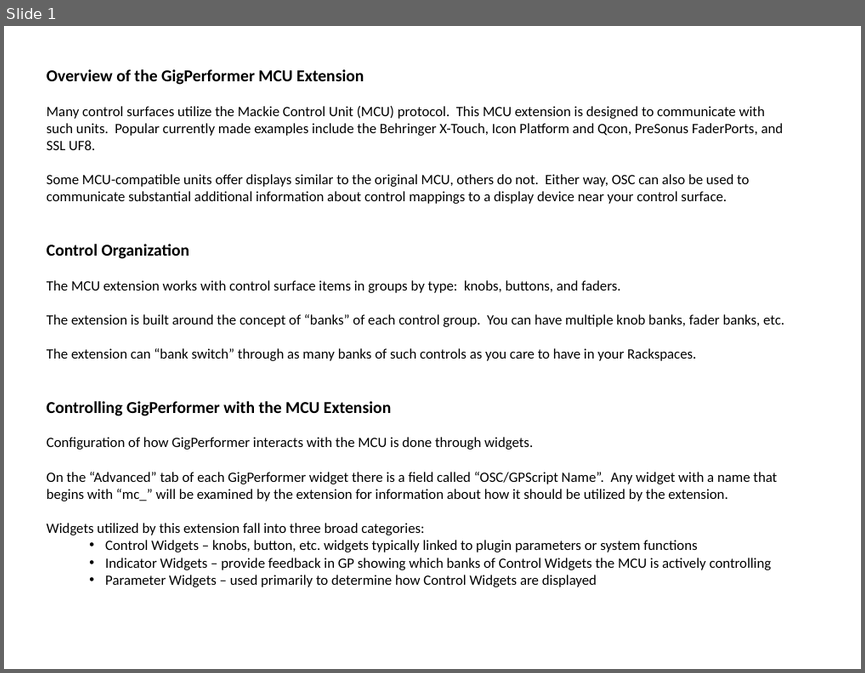
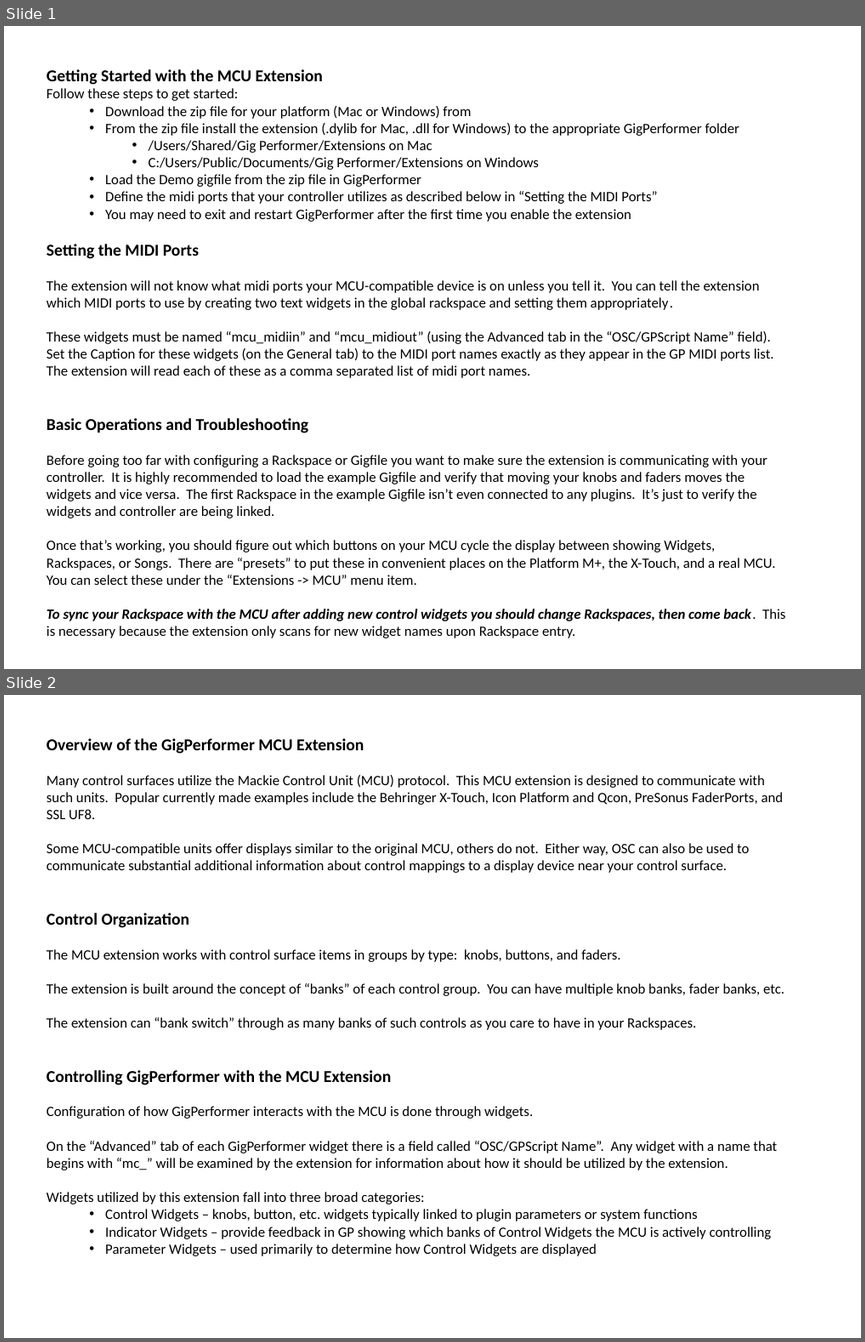
Before and after one commit to WidnerM/GP-MCU, a slide deck: MCU Extension.pptx. Shown one above the other, each under a label of ours: slide 1 before the commit, slides 1 and 2 after it. The pictures are 865x673 and 865x1342 pixels, drawn with LibreOffice and Linux fonts; fonts in the diff are those of the drawing. Boxes give left, top, right and bottom in pixels: in the first picture for what was removed or moved away, otherwise in the second. Text is boxed around its words. In the diff, an @@ line names an element or a change of style, - is before the commit and + after.

Commit message:
Doc update, small p widget fix

```diff
--- a/MCU Extension.pptx
+++ b/MCU Extension.pptx
@@ slide 1 added at bbox=[4, 26, 861, 669], background #FFFFFF @@
@@ text added at bbox=[46, 69, 785, 638], 12 pt, text #000000 @@
+Getting Started with the MCU Extension
+Follow these steps to get started:
+  • Download the zip file for your platform (Mac or Windows) from
+  • From the zip file install the extension (.dylib for Mac, .dll for Windows) to the appropriate GigPerformer folder
+    • /Users/Shared/Gig Performer/Extensions on Mac
+    • C:/Users/Public/Documents/Gig Performer/Extensions on Windows
+  • Load the Demo gigfile from the zip file in GigPerformer
+  • Define the midi ports that your controller utilizes as described below in “Setting the MIDI Ports”
+  • You may need to exit and restart GigPerformer after the first time you enable the extension
+Setting the MIDI Ports
+The extension will not know what midi ports your MCU-compatible device is on unless you tell it. You can tell the extension which MIDI ports to use by creating two text widgets in the global rackspace and setting them appropriately.
+These widgets must be named “mcu_midiin” and “mcu_midiout” (using the Advanced tab in the “OSC/GPScript Name” field).
+Set the Caption for these widgets (on the General tab) to the MIDI port names exactly as they appear in the GP MIDI ports list. The extension will read each of these as a comma separated list of midi port names.
+Basic Operations and Troubleshooting
+Before going too far with configuring a Rackspace or Gigfile you want to make sure the extension is communicating with your controller. It is highly recommended to load the example Gigfile and verify that moving your knobs and faders moves the widgets and vice versa. The first Rackspace in the example Gigfile isn’t even connected to any plugins. It’s just to verify the widgets and controller are being linked.
+Once that’s working, you should figure out which buttons on your MCU cycle the display between showing Widgets, Rackspaces, or Songs. There are “presets” to put these in convenient places on the Platform M+, the X-Touch, and a real MCU. You can select these under the “Extensions -> MCU” menu item.
+To sync your Rackspace with the MCU after adding new control widgets you should change Rackspaces, then come back. This is necessary because the extension only scans for new widget names upon Rackspace entry.
@@ what was slide 1 is now slide 2 @@
```
Also in this commit, not shown: 4 slides changed, 2 other files.
